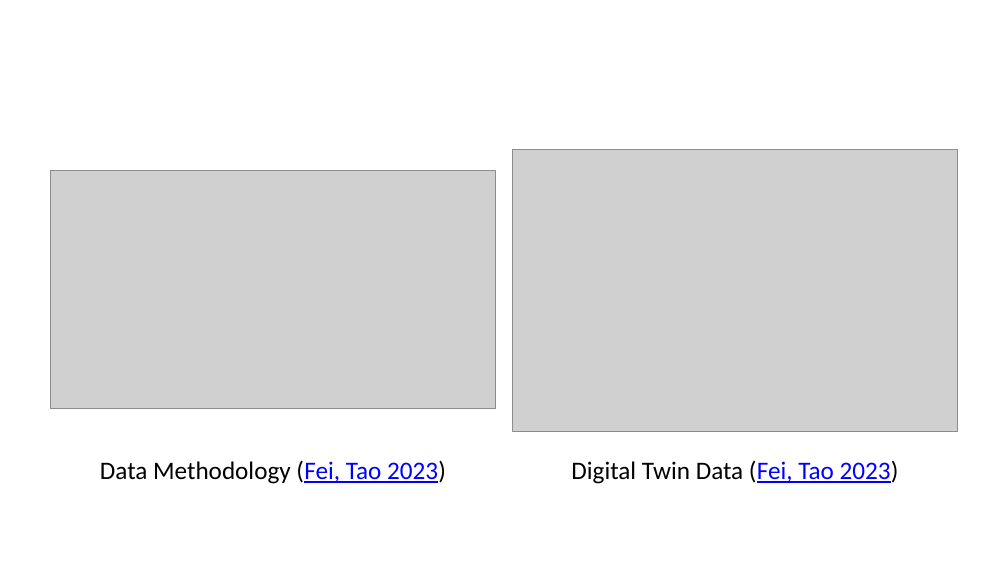
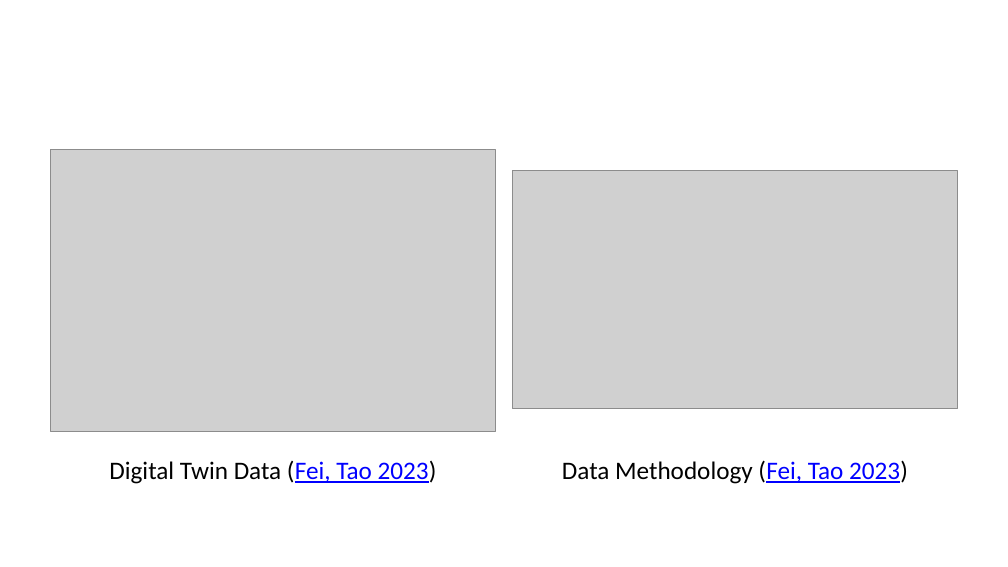
Before and after one commit to ManuelePasini/slides-markdown, a slide deck: slide 22 of digital_twins.pptx. Drawn at 1008x567 pixels with LibreOffice and Linux fonts; fonts in the diff are those of the drawing; grey boxes stand for pictures. Boxes give left, top, right and bottom in pixels: in the first picture for what was removed or moved away, otherwise in the second. Text is boxed around its words. In the diff, an @@ line names an element or a change of style, - is before the commit and + after.

```diff
--- a/digital_twins.pptx
+++ b/digital_twins.pptx
@@ picture: place and size @@
-picture at box(50, 170, 496, 408)
+picture at box(50, 150, 496, 431)
@@ picture: place and size @@
-picture at box(512, 150, 958, 431)
+picture at box(512, 170, 958, 408)
@@ text at box(109, 461, 437, 484): text changed @@
-Data Methodology (Fei, Tao 2023)
+Digital Twin Data (Fei, Tao 2023)
@@ text at box(562, 460, 908, 484): text changed @@
-Digital Twin Data (Fei, Tao 2023)
+Data Methodology (Fei, Tao 2023)
```
Also in this commit, not shown: 5 other files.
